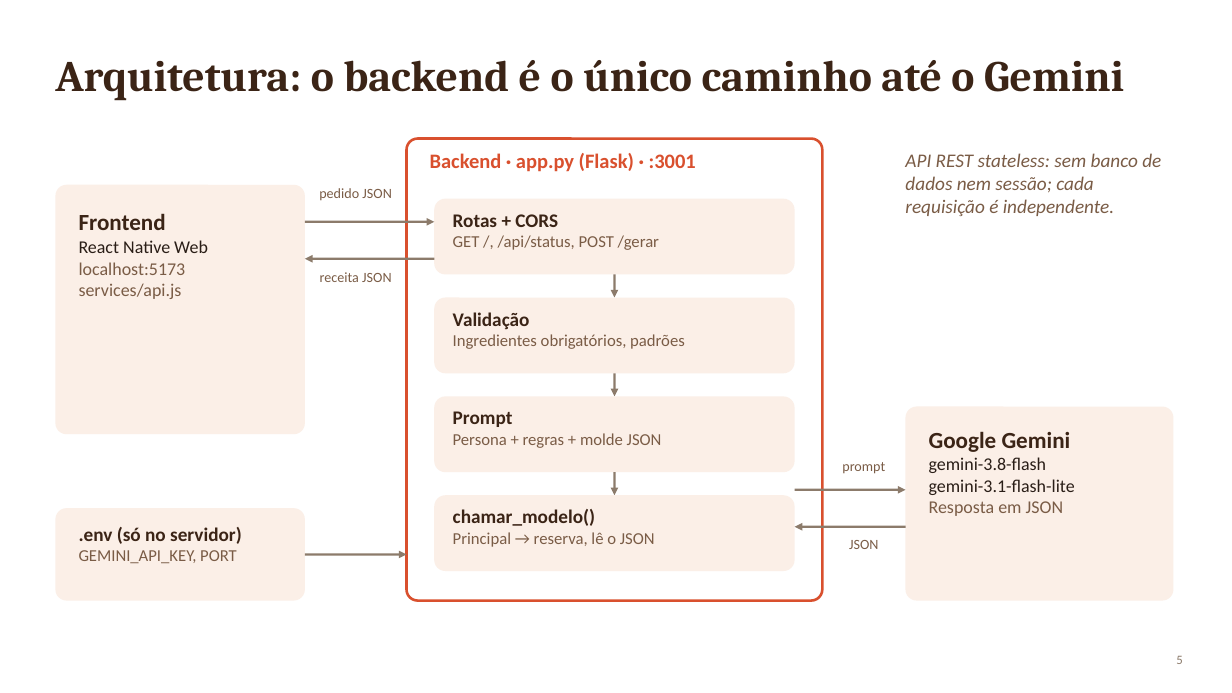
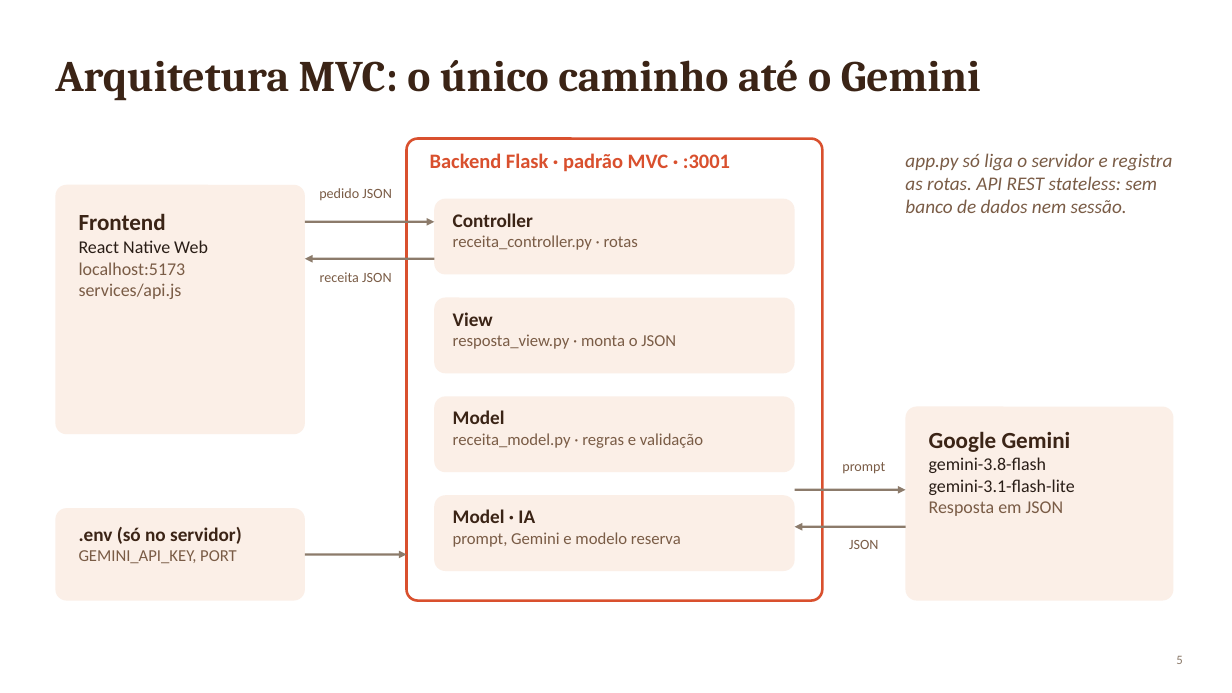
Before and after one commit to Mafmerlos/Projeto-IA---Assistente-de-Receitas, a slide deck: slide 5 of Apresentacao_Backend_Assistente_Receitas.pptx. Drawn at 1232x693 pixels with LibreOffice and Linux fonts; fonts in the diff are those of the drawing. Boxes give left, top, right and bottom in pixels: in the first picture for what was removed or moved away, otherwise in the second. Text is boxed around its words. In the diff, an @@ line names an element or a change of style, - is before the commit and + after.

Commit message:
Atualiza os slides de arquitetura para o padrao MVC

```diff
--- a/Apresentacao_Backend_Assistente_Receitas.pptx
+++ b/Apresentacao_Backend_Assistente_Receitas.pptx
@@ title at [55, 60, 981, 101]: text changed @@
-Arquitetura: o backend é o único caminho até o Gemini
+Arquitetura MVC: o único caminho até o Gemini
@@ text at [430, 153, 730, 172]: text changed @@
-Backend · app.py (Flask) · :3001
+Backend Flask · padrão MVC · :3001
@@ text at [905, 153, 1172, 213]: text changed @@
-API REST stateless: sem banco de dados nem sessão; cada requisição é independente.
+app.py só liga o servidor e registra as rotas. API REST stateless: sem banco de dados nem sessão.
@@ text at [453, 213, 638, 250]: text changed @@
-Rotas + CORS
-GET /, /api/status, POST /gerar
+Controller
+receita_controller.py · rotas
@@ arrow removed from (615, 274) to (615, 298) @@
@@ text at [453, 312, 676, 349]: text changed @@
-Validação
-Ingredientes obrigatórios, padrões
+View
+resposta_view.py · monta o JSON
@@ arrow removed from (615, 373) to (615, 396) @@
@@ text at [453, 410, 703, 448]: text changed @@
-Prompt
-Persona + regras + molde JSON
+Model
+receita_model.py · regras e validação
@@ arrow removed from (615, 472) to (615, 495) @@
@@ text at [453, 509, 681, 547]: text changed @@
-chamar_modelo()
-Principal → reserva, lê o JSON
+Model · IA
+prompt, Gemini e modelo reserva
```
Also in this commit, not shown: 1 other slide changed.
